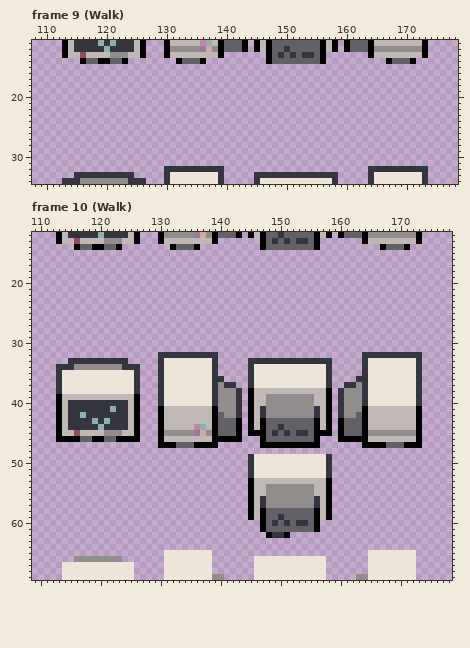
Two versions of one pixel-art file, Entregas/ase/Sprites/Sprite-0006.ase. Above, as it was before the edit.
384x384 pixels, 57 frames. Pixels under 10% opacity are left out. Colours within 5 levels of each other are drawn and written as one. Shown: frame 9 (Walk): x 108..178, y 11..34; frame 10 (Walk): x 109..178, y 12..69. The commit also changed other frames or places, which this record leaves out.
The same view after the edit:
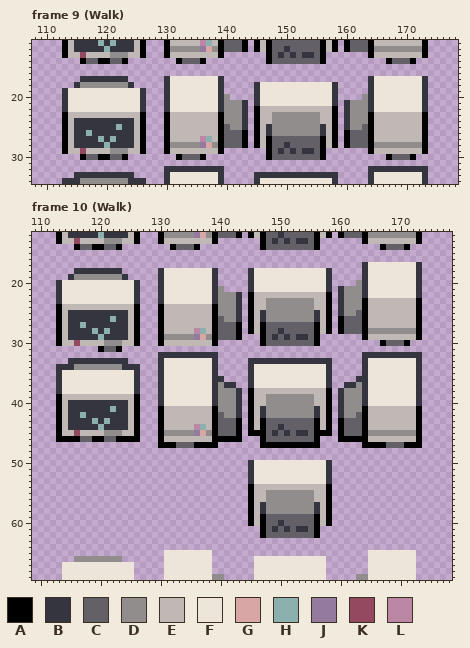
Palette (. is transparent): A #000000  B #353540  C #636167  D #918d8d  E #bfb8b4  F #ede4da  G #d9a6a6  H #8bb0ad  J #947a9d  K #954961  L #bc87a5
Difference:
Changed rows in their new state; - is an unchanged pixel.
Frame 9 (Walk), layer "Animações":
first column x 113:
17 ---BBBBBBBB------BFFFFFFFFB------------------------BFFFFFFFFB
18 --BDDDDDDDDB-----BFFFFFFFFB-----BFFFFFFFFFFFFB-----BFFFFFFFFB
19 BFFFFFFFFFFFFB---BFFFFFFFFB-----BFFFFFFFFFFFFB-----BFFFFFFFFB
20 BFFFFFFFFFFFFB---BFFFFFFFFBD----BFFFFFFFFFFFFB----DBFFFFFFFFB
21 BFFFFFFFFFFFFB---BFFFFFFFFBDDDB-BFFFFFFFFFFFFB-BDDDBFFFFFFFFB
22 BFFFFFFFFFFFFB---BFFFFFFFFBDDDB-AEEEEEEEEEEEEA-BDDDBFFFFFFFFB
23 AEEEEEEEEEEEEA---AEEEEEEEEADDDB-AEEDDDDDDDDEEA-BDDDAEEEEEEEEA
24 AEBBBBBBBBBBEA---AEEEEEEEEADDDB-AEEDDDDDDDDEEA-BDDDAEEEEEEEEA
25 AEBBBBBBBHBBEA---AEEEEEEEEACDDB-AEBDDDDDDDDBEA-BDDCAEEEEEEEEA
26 AEBBHBBBBBBBEA---AEEEEEEEEACCCA-AEBDDDDDDDDBEA-ACCCAEEEEEEEEA
27 AEBBBBHBHBBBEA---AEEEEELHEACCCA-AEACCCCCCCCAEA-ACCCAEEEEEEEEA
28 AEBBBBBHBBBBEA---ADDDDDJGDACCCA-AEACCBCCCCCAEA-ACCCADDDDDDDDA
29 AEEKEEEEDDDEEA---AEEEEEEEEA-------ACBCBCBBCA-------AEEEEEEEEA
30 ---ACCAACCA--------ACCCA----------ACCCCCCCCA----------ACCCA--
Frame 10 (Walk), layer "Animações":
first column x 113:
17 ---------------------------------------------------BFFFFFFFFB
18 ---BBBBBBBB------BFFFFFFFFB-----BFFFFFFFFFFFFB-----BFFFFFFFFB
19 --BDDDDDDDDB-----BFFFFFFFFB-----BFFFFFFFFFFFFB-----BFFFFFFFFB
20 BFFFFFFFFFFFFB---BFFFFFFFFB-----BFFFFFFFFFFFFB----DBFFFFFFFFB
21 BFFFFFFFFFFFFB---BFFFFFFFFBD----BFFFFFFFFFFFFB-BDDDBFFFFFFFFB
22 BFFFFFFFFFFFFB---BFFFFFFFFBDDDB-AEEEEEEEEEEEEA-BDDDBFFFFFFFFB
23 BFFFFFFFFFFFFB---BFFFFFFFFBDDDB-AEEDDDDDDDDEEA-BDDDAEEEEEEEEA
24 AEEEEEEEEEEEEA---AEEEEEEEEADDDB-AEEDDDDDDDDEEA-BDDDAEEEEEEEEA
25 AEBBBBBBBBBBEA---AEEEEEEEEADDDB-AEBDDDDDDDDBEA-BDDCAEEEEEEEEA
26 AEBBBBBBBHBBEA---AEEEEEEEEACDDB-AEBDDDDDDDDBEA-ACCCAEEEEEEEEA
27 AEBBHBBBBBBBEA---AEEEEEEEEACCCA-AEACCCCCCCCAEA-ACCCAEEEEEEEEA
28 AEBBBBHBHBBBEA---AEEEEELHEACCCA-AEACCBCCCCCAEA-ACCCADDDDDDDDA
29 AEBBBBBHBBBBEA---ADDDDDJGDACCCA---ACBCBCBBCA-------AEEEEEEEEA
30 AEEKEEEEDDDEEA---AEEEEEEEEA-------ACCCCCCCCA----------ACCCA--
31 -------ACCA--------------------------------------------------
first column x 145:
49 ..............
first column x 145:
53 BFFFFFFFFFFFFB
54 ---EEEEEEEE---
56 --E--------E--
58 --BDDDDDDDDB--
59 -----C--------
60 AE--CBC-CC--EA
61 ----B-B-BB----
62 --ACCCCCCCCA--
Where, in picture pixels (left, top, right, bottom), the same in both pictures:
added: (62, 76, 428, 160)
added: (158, 262, 422, 346)
added: (56, 268, 140, 352)
changed: (248, 454, 332, 538)
